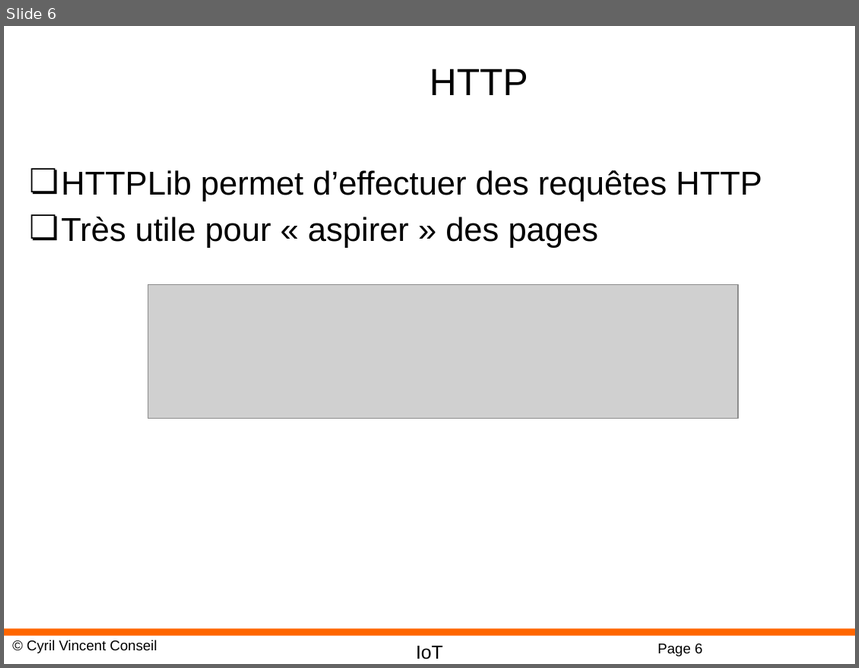
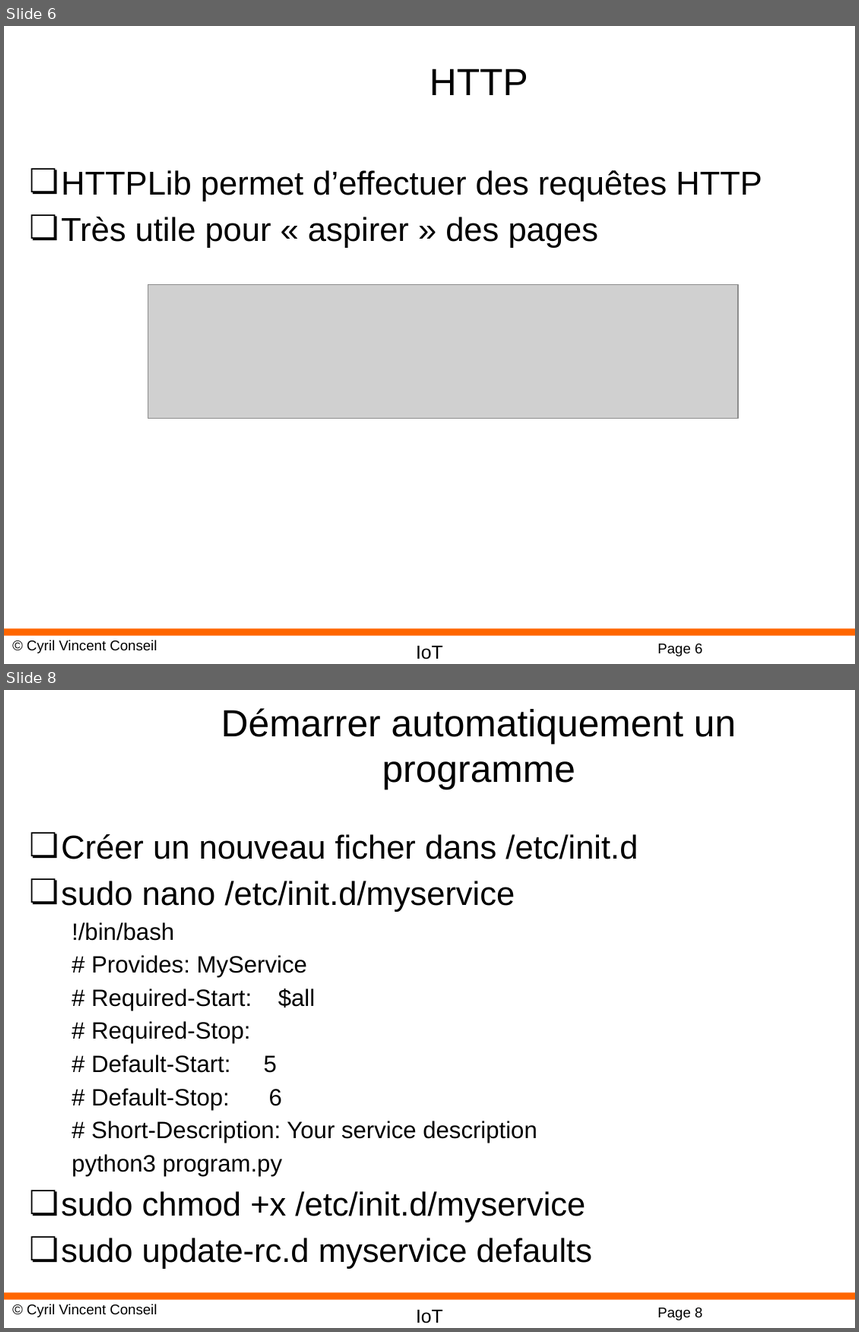
Before and after one commit to cyrilvincent/IoT, a slide deck: ppt/IoT10-HTTP.pptx. Shown one above the other, each under a label of ours: slide 6 before the commit, slides 6 and 8 after it; the slides between them are not shown. The pictures are 859x668 and 859x1332 pixels, drawn with LibreOffice and Linux fonts; fonts in the diff are those of the drawing; grey boxes stand for pictures; background and template pictures are left out. Boxes give left, top, right and bottom in pixels: in the first picture for what was removed or moved away, otherwise in the second. Text is boxed around its words. In the diff, an @@ line names an element or a change of style, - is before the commit and + after.

```diff
--- a/ppt/IoT10-HTTP.pptx
+++ b/ppt/IoT10-HTTP.pptx
@@ slide 8 added at (4,690,855,1328), background #FFFFFF; not listed: 4 template elements that a slide beside it also shows @@
@@ title added at (221,708,736,790), 32 pt, text #000000 @@
+Démarrer automatiquement un programme
@@ text added at (61,834,638,1269), 20 pt, text #000000 @@
+❏ Créer un nouveau ficher dans /etc/init.d
+❏ sudo nano /etc/init.d/myservice
+  !/bin/bash
+  # Provides: MyService
+  # Required-Start: $all
+  # Required-Stop:
+  # Default-Start: 5
+  # Default-Stop: 6
+  # Short-Description: Your service description
+  python3 program.py
+❏ sudo chmod +x /etc/init.d/myservice
+❏ sudo update-rc.d myservice defaults
```
Also in this commit, not shown: 1 slide changed, 2 other files.
